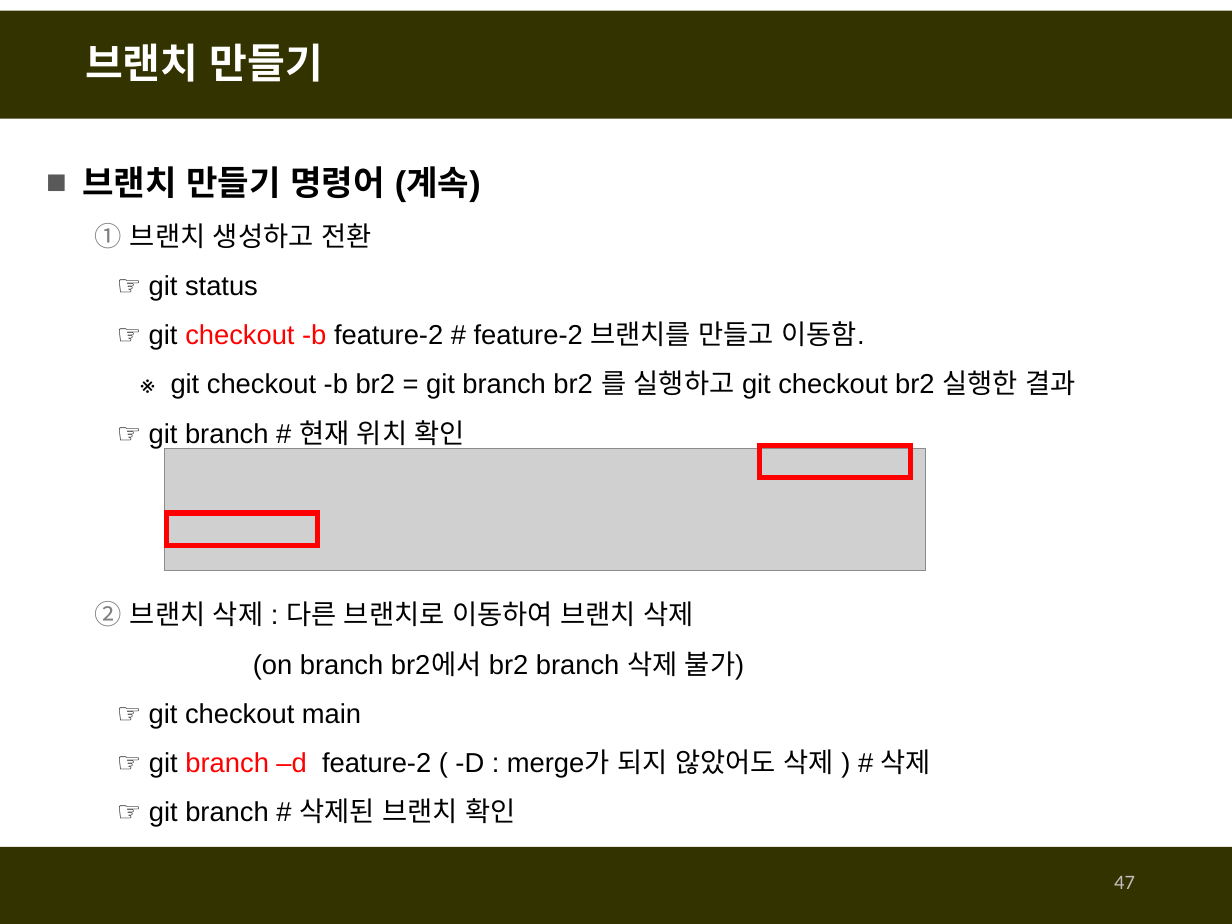
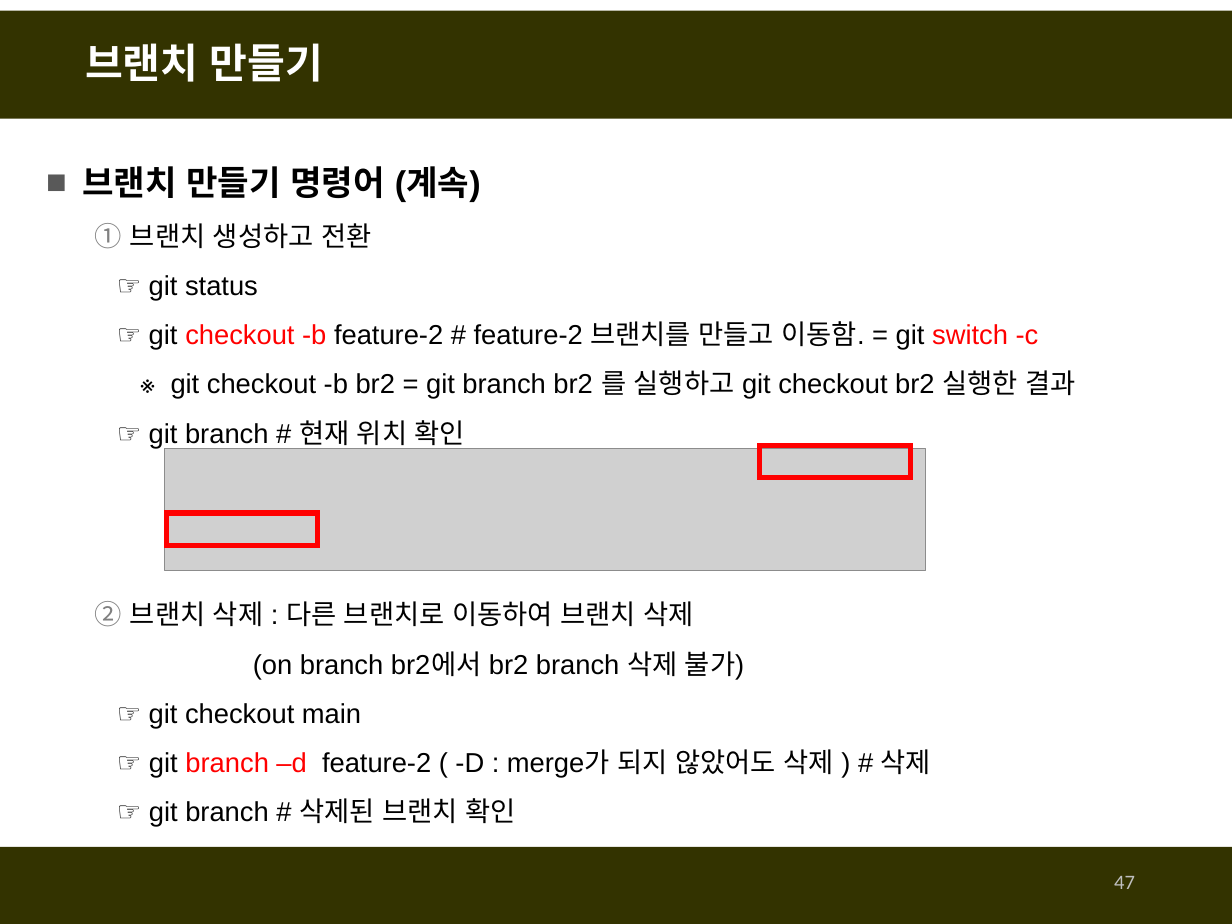
Before and after one commit to fasthill/github-lecture, a slide deck: slide 47 of git및github첫걸음1-git사용하기.pptx. Drawn at 1232x924 pixels with LibreOffice and Linux fonts; fonts in the diff are those of the drawing; grey boxes stand for pictures. Boxes give left, top, right and bottom in pixels: in the first picture for what was removed or moved away, otherwise in the second. Text is boxed around its words. In the diff, an @@ line names an element or a change of style, - is before the commit and + after.

```diff
--- a/git및github첫걸음1-git사용하기.pptx
+++ b/git및github첫걸음1-git사용하기.pptx
@@ text at (149,321,1039,350): text changed @@
-  ☞ git checkout -b feature-2 # feature-2 브랜치를 만들고 이동함.
+  ☞ git checkout -b feature-2 # feature-2 브랜치를 만들고 이동함. = git switch -c
```
Also in this commit, not shown: 3 other slides changed.
